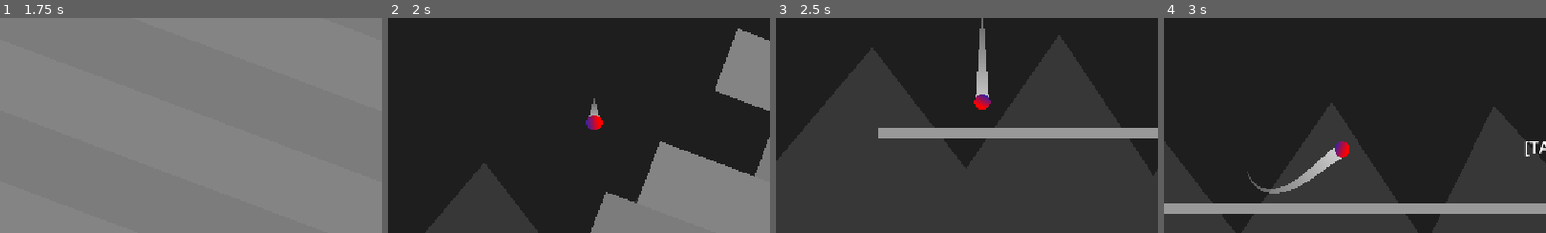
Above: before the commit, frames 1-4 (left to right).
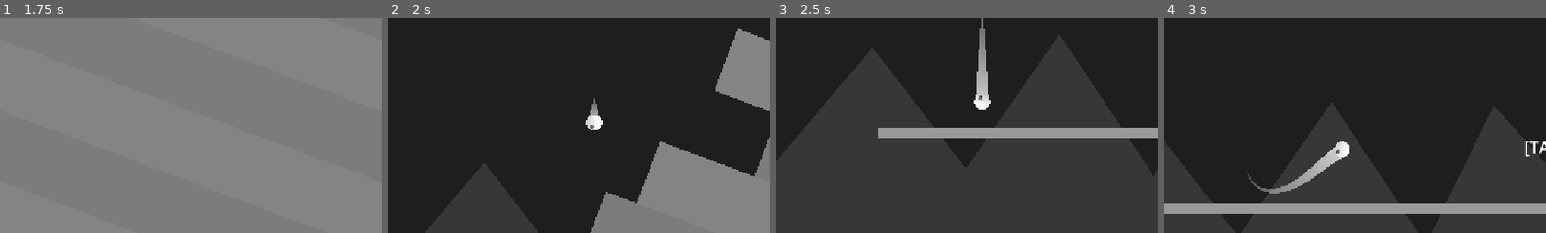
Above: after the commit, the same moments.

Repository: appellatebaton0/wierd-jam
Game: Godot game, scene res://Scenes/Main.tscn
Same seed, same stepped clock (60 frames per second), same inputs: the game is played once before the commit and once after it.
Inputs:
- Up to frame 1 (1.75 s): click "PLAY" at 0.5 s; click "PLAY" at 1.25 s
- Up to frame 2 (2 s): no input
- Up to frame 3 (2.5 s): tap Space (Jump) at 2, 2.27 s; hold W from 2.03 s (still down)
- Up to frame 4 (3 s): tap Space (Jump) at 2.75 s; release W at 2.78 s
The pictures show only the part of the screen within x 23-73%, y 23-73%; the shares and areas given below are measured in that part.

Frame 1 is identical in both runs. In frame 2, 0.2% of the frame differs, in the area x 51-57%, y 45-52%; in frame 3, 0.2%, in the area x 51-57%, y 35-43%; in frame 4, 0.2%.

Commit message:
h17 - More Level Tweaks
I'm always making more level tweaks... I think - haven't tested enough to confirm - the falling off in Curvature is fixed.

Also made the player's texture monochrome to match the rest of the game.

Diff:
--- a/Scenes/Levels/Curvature.tscn
+++ b/Scenes/Levels/Curvature.tscn
@@ -25,79 +25,79 @@
 [node name="LongRail2" parent="." index="10" unique_id=699260705 instance=ExtResource("2_aus6k")]
 position = Vector2(502, 547)
 
-[node name="LongRail3" parent="." index="11" unique_id=1996953324 instance=ExtResource("2_aus6k")]
-position = Vector2(642, 547)
-
-[node name="LongRail5" parent="." index="12" unique_id=358550064 instance=ExtResource("2_aus6k")]
+[node name="LongRail5" parent="." index="11" unique_id=358550064 instance=ExtResource("2_aus6k")]
 position = Vector2(1147, 547)
 
-[node name="MediumRail" parent="." index="13" unique_id=1479337559 instance=ExtResource("3_7o0bt")]
+[node name="MediumRail" parent="." index="12" unique_id=1479337559 instance=ExtResource("3_7o0bt")]
 position = Vector2(1478, 501.00006)
 rotation = -0.5235988
 
-[node name="MediumRail2" parent="." index="14" unique_id=1484732383 instance=ExtResource("3_7o0bt")]
+[node name="MediumRail2" parent="." index="13" unique_id=1484732383 instance=ExtResource("3_7o0bt")]
 position = Vector2(1603.0001, 376.00003)
 rotation = -1.0471976
 
-[node name="LongRail6" parent="." index="15" unique_id=853012036 instance=ExtResource("2_aus6k")]
+[node name="LongRail6" parent="." index="14" unique_id=853012036 instance=ExtResource("2_aus6k")]
 position = Vector2(1649, 45)
 rotation = 1.5707964
 
-[node name="LongRail7" parent="." index="16" unique_id=162837146 instance=ExtResource("2_aus6k")]
+[node name="LongRail7" parent="." index="15" unique_id=162837146 instance=ExtResource("2_aus6k")]
 position = Vector2(1378, -339)
 rotation = 1.5707964
 
-[node name="MediumRail3" parent="." index="17" unique_id=1544814590 instance=ExtResource("3_7o0bt")]
+[node name="MediumRail3" parent="." index="16" unique_id=1544814590 instance=ExtResource("3_7o0bt")]
 position = Vector2(1333.0001, -670.00006)
 rotation = 1.0471976
 
-[node name="MediumRail4" parent="." index="18" unique_id=1340363652 instance=ExtResource("3_7o0bt")]
+[node name="MediumRail4" parent="." index="17" unique_id=1340363652 instance=ExtResource("3_7o0bt")]
 position = Vector2(1209, -793.99994)
 rotation = 0.5235988
 
-[node name="LongRail8" parent="." index="19" unique_id=301702888 instance=ExtResource("2_aus6k")]
+[node name="LongRail8" parent="." index="18" unique_id=301702888 instance=ExtResource("2_aus6k")]
 position = Vector2(878, -840)
 
-[node name="LongRail9" parent="." index="20" unique_id=1056798421 instance=ExtResource("2_aus6k")]
+[node name="LongRail9" parent="." index="19" unique_id=1056798421 instance=ExtResource("2_aus6k")]
 position = Vector2(878, -840)
 
-[node name="LongRail11" parent="." index="21" unique_id=1449357304 instance=ExtResource("2_aus6k")]
+[node name="LongRail11" parent="." index="20" unique_id=1449357304 instance=ExtResource("2_aus6k")]
 position = Vector2(108, -851)
 
-[node name="MediumRail5" parent="." index="22" unique_id=990170884 instance=ExtResource("3_7o0bt")]
+[node name="MediumRail5" parent="." index="21" unique_id=990170884 instance=ExtResource("3_7o0bt")]
 position = Vector2(-223, -805)
 rotation = -0.5235988
 
-[node name="MediumRail6" parent="." index="23" unique_id=245054607 instance=ExtResource("3_7o0bt")]
+[node name="MediumRail6" parent="." index="22" unique_id=245054607 instance=ExtResource("3_7o0bt")]
 position = Vector2(-348, -680)
 rotation = -1.0471976
 
-[node name="LongRail12" parent="." index="24" unique_id=2126125074 instance=ExtResource("2_aus6k")]
+[node name="LongRail12" parent="." index="23" unique_id=2126125074 instance=ExtResource("2_aus6k")]
 position = Vector2(-394, -349)
 rotation = 1.5707964
 
-[node name="LongRail4" parent="." index="25" unique_id=1500057557 instance=ExtResource("2_aus6k")]
+[node name="LongRail4" parent="." index="24" unique_id=1500057557 instance=ExtResource("2_aus6k")]
 position = Vector2(-169, 604)
 rotation = 0.42413715
 
-[node name="LongRail14" parent="." index="26" unique_id=2130681385 instance=ExtResource("2_aus6k")]
+[node name="LongRail14" parent="." index="25" unique_id=2130681385 instance=ExtResource("2_aus6k")]
 position = Vector2(285, 736)
 rotation = 0.109984174
 
-[node name="LongRail10" parent="." index="27" unique_id=41721441 instance=ExtResource("2_aus6k")]
+[node name="LongRail10" parent="." index="26" unique_id=41721441 instance=ExtResource("2_aus6k")]
 position = Vector2(570, -1065)
 rotation = 0.40214676
 
-[node name="LongRail15" parent="." index="28" unique_id=1240439462 instance=ExtResource("2_aus6k")]
+[node name="LongRail15" parent="." index="27" unique_id=1240439462 instance=ExtResource("2_aus6k")]
 position = Vector2(295, -1318.0001)
 rotation = 2.8809845
 
-[node name="Arrow" parent="." index="29" unique_id=1475176454 instance=ExtResource("4_aus6k")]
+[node name="Arrow" parent="." index="28" unique_id=1475176454 instance=ExtResource("4_aus6k")]
 position = Vector2(1591.0001, -44)
 rotation = 1.0369132
 scale = Vector2(0.52538323, 0.6944365)
 
-[node name="Arrow2" parent="." index="30" unique_id=210163664 instance=ExtResource("4_aus6k")]
+[node name="Arrow2" parent="." index="29" unique_id=210163664 instance=ExtResource("4_aus6k")]
 position = Vector2(142, -1159.0001)
 rotation = 4.69333
 scale = Vector2(0.6435899, 0.7815013)
+
+[node name="MediumRail7" parent="." index="30" unique_id=1759523441 instance=ExtResource("3_7o0bt")]
+position = Vector2(819, 547)
--- a/Scenes/Player.tscn
+++ b/Scenes/Player.tscn
@@ -36,10 +36,19 @@
 shader_parameter/u = 2.025
 
 [sub_resource type="Gradient" id="Gradient_s7307"]
-colors = PackedColorArray(0, 0.17254902, 0.8039216, 1, 1, 0, 0, 1)
+colors = PackedColorArray(0.74, 0.74, 0.74, 1, 1, 1, 1, 1)
 
 [sub_resource type="GradientTexture2D" id="GradientTexture2D_av2a1"]
 gradient = SubResource("Gradient_s7307")
+width = 48
+height = 48
+fill_to = Vector2(0.6495727, 0.7307692)
+
+[sub_resource type="Gradient" id="Gradient_rpqav"]
+colors = PackedColorArray(0.13, 0.13, 0.13, 1, 0.51, 0.51, 0.51, 1)
+
+[sub_resource type="GradientTexture2D" id="GradientTexture2D_kyqiw"]
+gradient = SubResource("Gradient_rpqav")
 width = 48
 height = 48
 fill_to = Vector2(0.6495727, 0.7307692)
@@ -64,6 +73,12 @@
 material = SubResource("ShaderMaterial_kyqiw")
 texture = SubResource("GradientTexture2D_av2a1")
 
+[node name="Sprite2D2" type="Sprite2D" parent="." unique_id=844773947]
+material = SubResource("ShaderMaterial_kyqiw")
+position = Vector2(-13.999915, -0.048891656)
+scale = Vector2(0.268408, 0.268408)
+texture = SubResource("GradientTexture2D_kyqiw")
+
 [node name="RailDetector" type="Area2D" parent="." unique_id=1744867002]
 
 [node name="CollisionShape2D" type="CollisionShape2D" parent="RailDetector" unique_id=894251576]
